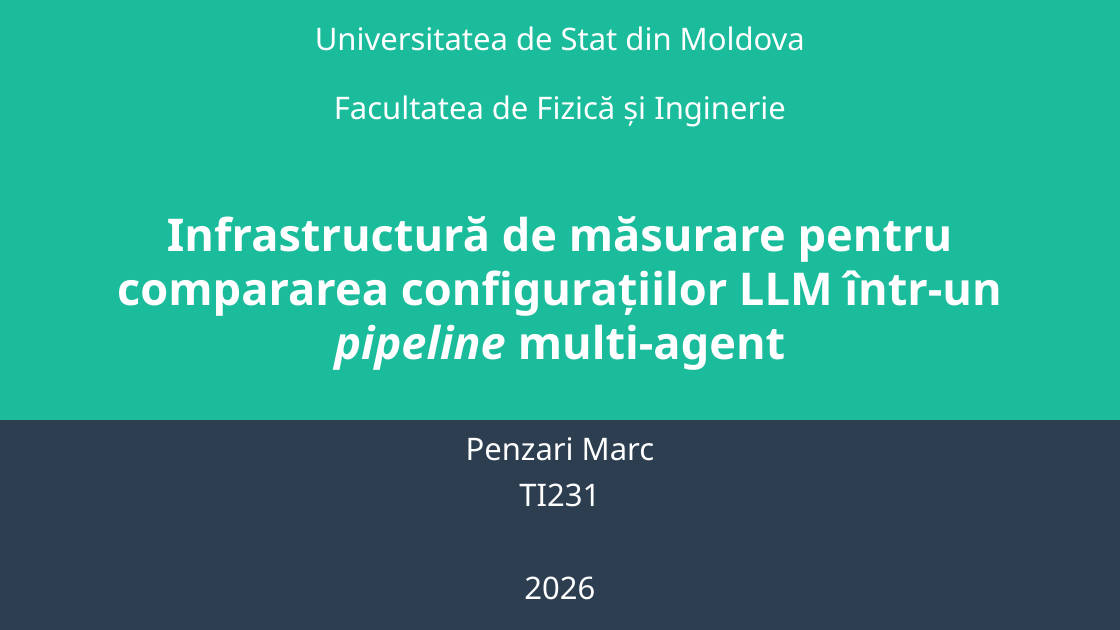
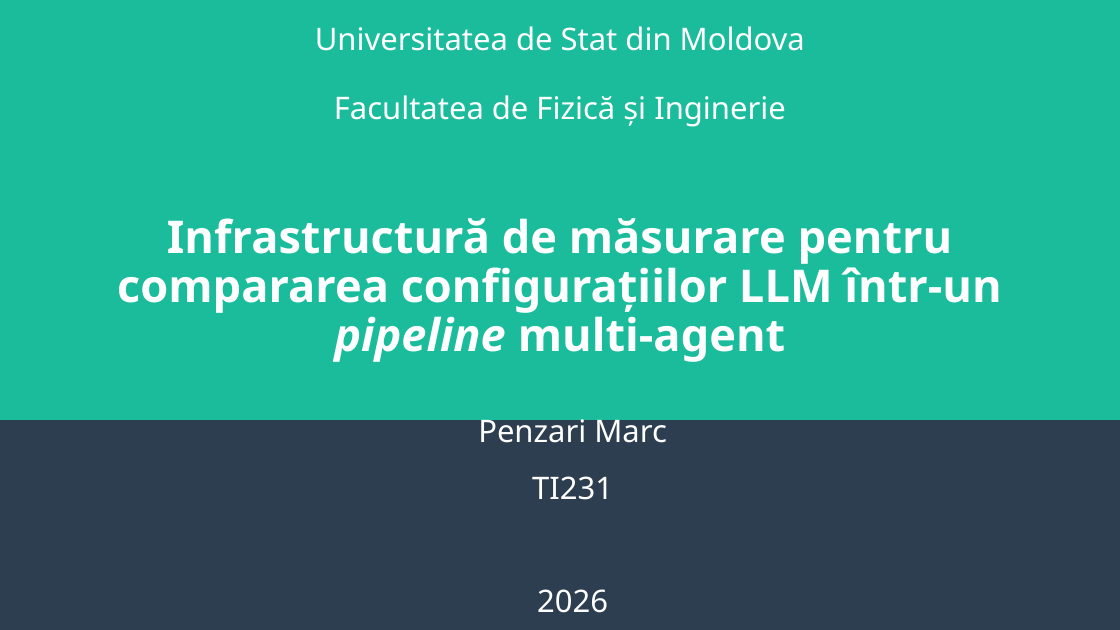
Before and after one commit to KpuBemKa/docs-usm, a slide deck: slide 1 of teza/prezentation-teza.pptx. Drawn at 1120x630 pixels with LibreOffice and Linux fonts; fonts in the diff are those of the drawing. Boxes give left, top, right and bottom in pixels: in the first picture for what was removed or moved away, otherwise in the second. Text is boxed around its words. In the diff, an @@ line names an element or a change of style, - is before the commit and + after.

```diff
--- a/teza/prezentation-teza.pptx
+++ b/teza/prezentation-teza.pptx
@@ title "Infrastructură de măsurare pentru compararea ..." at [117,218,1001,362]: line spacing 1 to 0.9 @@
@@ subtitle "Penzari Marc" at [478,413,667,613]: indent changed; line spacing 1 to 0.9; more space between paragraphs @@
```
Also in this commit, not shown: 10 other slides changed, 2 other files.
